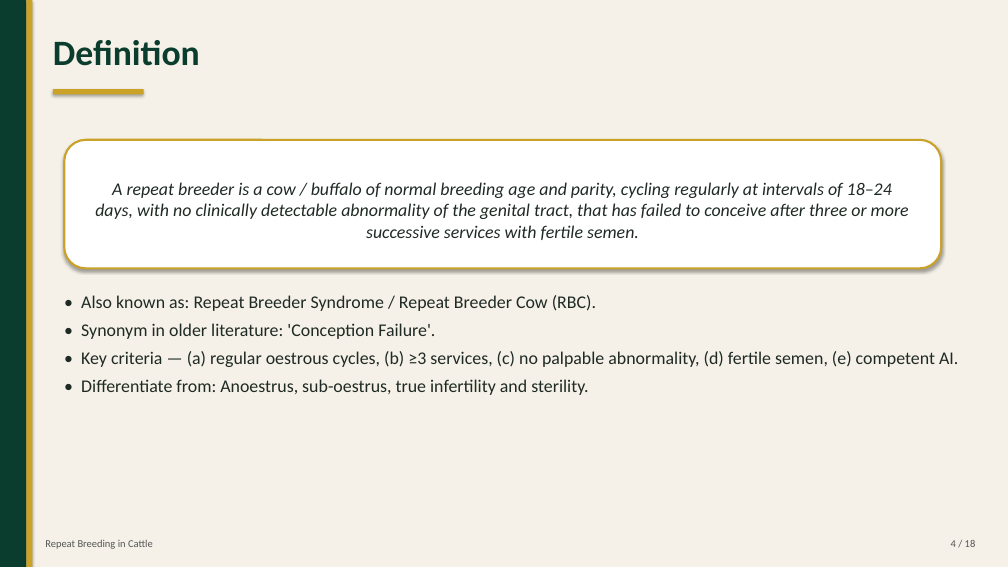
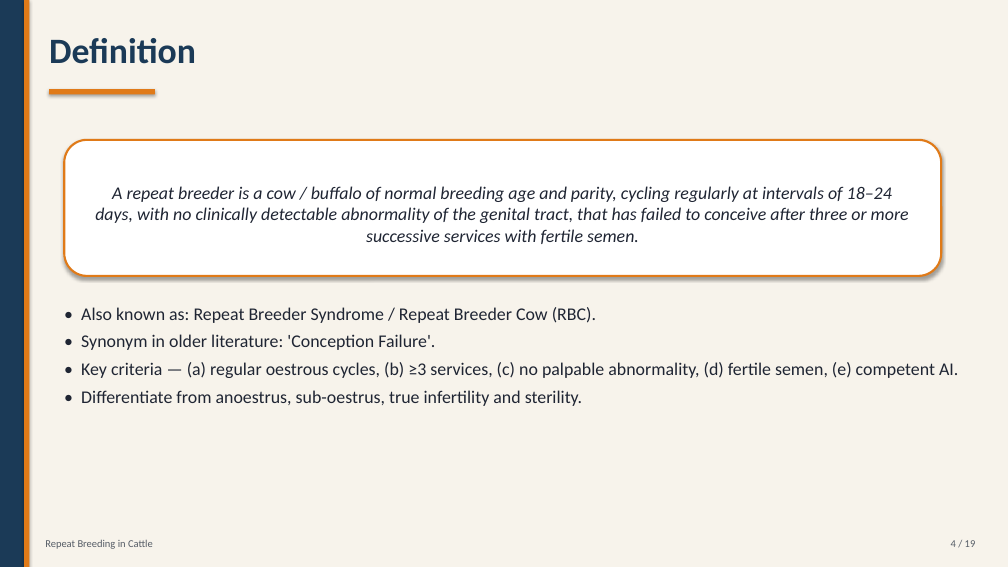
Before and after one commit to shumonlaskar9-cell/MAIN-KIRO, a slide deck: slide 4 of Repeat_Breeding.pptx. Drawn at 1008x567 pixels with LibreOffice and Linux fonts; fonts in the diff are those of the drawing. Boxes give left, top, right and bottom in pixels: in the first picture for what was removed or moved away, otherwise in the second. Text is boxed around its words. In the diff, an @@ line names an element or a change of style, - is before the commit and + after.

Commit message:
Refresh deck: navy/amber theme, 5 photos, buffalo-specific slide

```diff
--- a/Repeat_Breeding.pptx
+++ b/Repeat_Breeding.pptx
@@ rectangle at (x1=0, y1=0, x2=1008, y2=567): fill #F5F1E8 to #F7F3EB @@
@@ rectangle at (x1=0, y1=0, x2=24, y2=567): fill #0B3D2E to #1B3A57 @@
@@ rectangle moved from (x1=26, y1=0, x2=33, y2=567) to (x1=24, y1=0, x2=29, y2=567) @@
@@ rectangle at (x1=24, y1=0, x2=29, y2=567): fill #C9A227 to #E07A18 @@
@@ text "Definition" at (x1=49, y1=38, x2=196, y2=64): text colour #0B3D2E to #1B3A57 @@
@@ rectangle at (x1=49, y1=89, x2=155, y2=95): fill #C9A227 to #E07A18 @@
@@ rectangle resized from (x1=53, y1=89, x2=144, y2=95) to (x1=49, y1=89, x2=155, y2=95) @@
@@ rounded rectangle "A repeat breeder is a ..." resized from (x1=64, y1=140, x2=941, y2=268) to (x1=64, y1=140, x2=941, y2=276) @@
@@ rounded rectangle "A repeat breeder is a ..." at (x1=64, y1=140, x2=941, y2=276): text colour #1F2A24 to #1F2533; outline #C9A227 2 pt to #E07A18 2 pt @@
@@ text "• Also known as: Repeat ..." moved from (x1=81, y1=295, x2=958, y2=395) to (x1=81, y1=307, x2=958, y2=406) @@
@@ text at (x1=81, y1=307, x2=958, y2=378): text colour #1F2A24 to #1F2533 in "• Also known as: Repeat Breeder Syndrome ...", "• Synonym in older literature: 'Conception Failure'.", "• Key criteria — (a) regular oestrous ..." @@
@@ text at (x1=81, y1=390, x2=582, y2=406): text changed; text colour #1F2A24 to #1F2533 @@
-• Differentiate from: Anoestrus, sub-oestrus, true infertility and sterility.
+• Differentiate from anoestrus, sub-oestrus, true infertility and sterility.
@@ text "Repeat Breeding in Cattle" at (x1=45, y1=540, x2=153, y2=549): text colour #555555 to #555C66 @@
@@ text at (x1=951, y1=540, x2=976, y2=547): text changed; text colour #555555 to #555C66 @@
-4 / 18
+4 / 19
```
Also in this commit, not shown: 17 other slides changed, 1 slide added, 6 other files.
